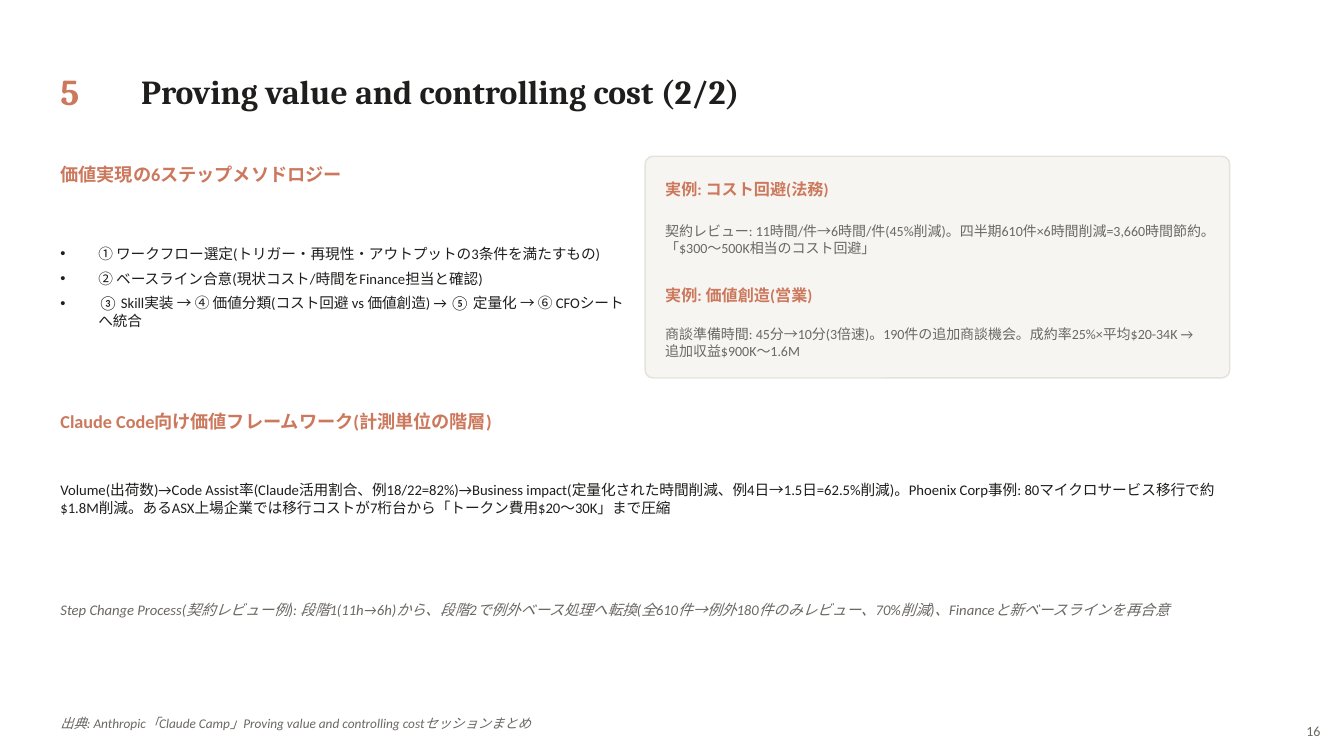
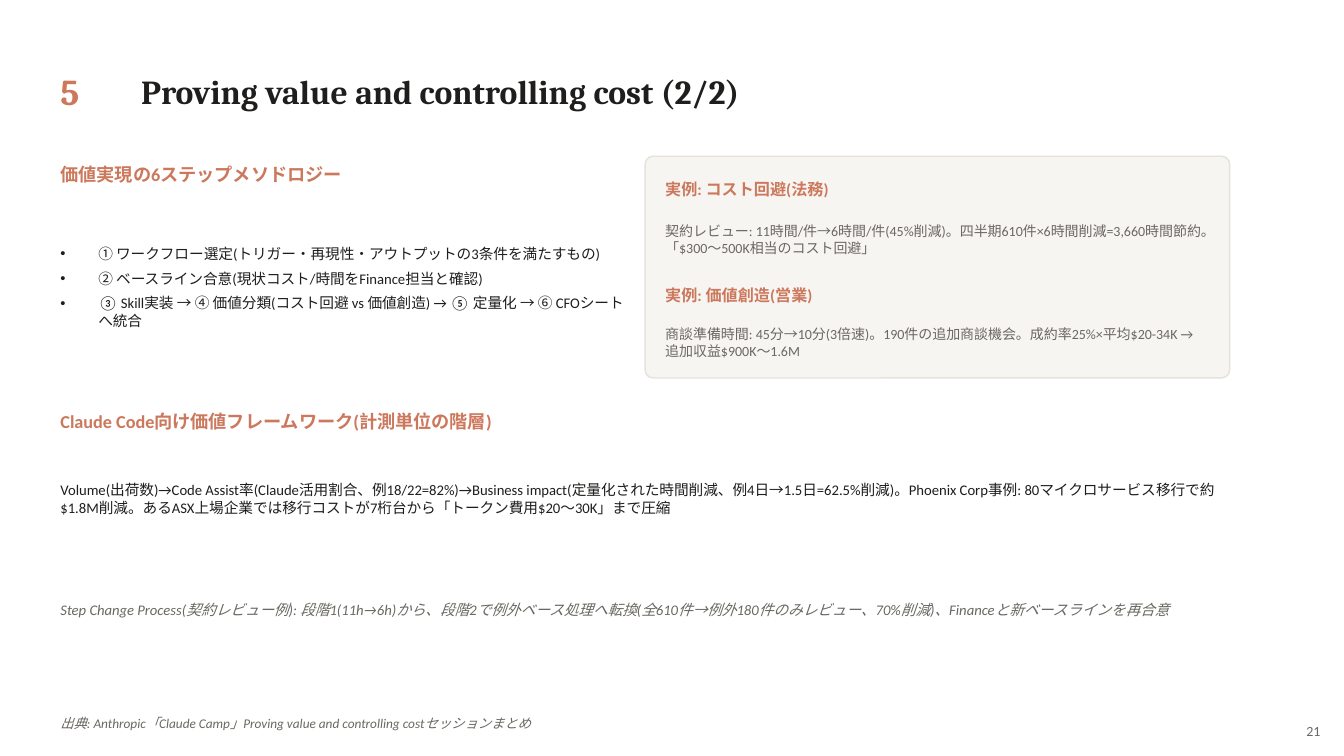
Before and after one commit to w-index-m/tech-notes, a slide deck: slide 21 of claude-camp-training-notes.pptx (slide 16 before the commit). Drawn at 1344x756 pixels with LibreOffice and Linux fonts; fonts in the diff are those of the drawing. Boxes give left, top, right and bottom in pixels: in the first picture for what was removed or moved away, otherwise in the second. Text is boxed around its words. In the diff, an @@ line names an element or a change of style, - is before the commit and + after.

```diff
--- a/claude-camp-training-notes.pptx
+++ b/claude-camp-training-notes.pptx
@@ text at [1306,727,1320,736]: text changed @@
-16
+21
```
Also in this commit, not shown: 10 other slides changed, 7 slides added, 2 slides removed.
